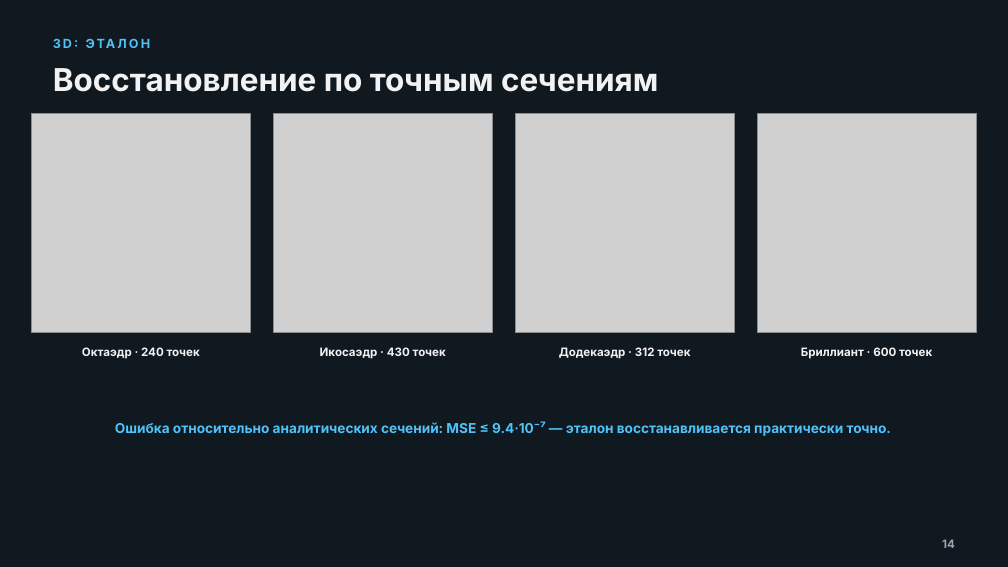
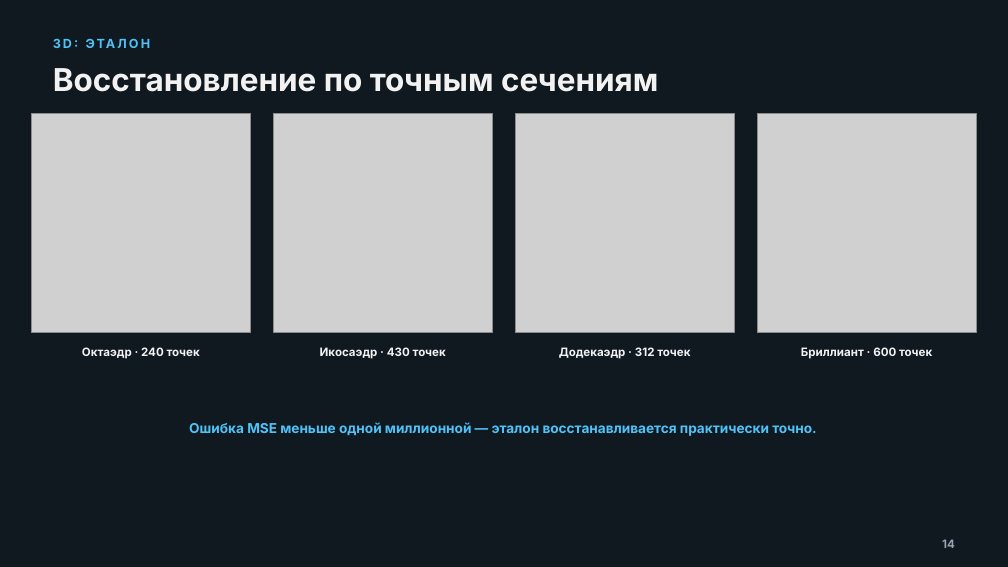
Before and after one commit to AlexQuasarStudio/Ogranka, a slide deck: slide 14 of point-cloud-3d-recovery.pptx. Drawn at 1008x567 pixels with LibreOffice and Linux fonts; fonts in the diff are those of the drawing; grey boxes stand for pictures. Boxes give left, top, right and bottom in pixels: in the first picture for what was removed or moved away, otherwise in the second. Text is boxed around its words. In the diff, an @@ line names an element or a change of style, - is before the commit and + after.

```diff
--- a/point-cloud-3d-recovery.pptx
+++ b/point-cloud-3d-recovery.pptx
@@ text at (189,422,816,436): text changed @@
-Ошибка относительно аналитических сечений: MSE ≤ 9.4·10⁻⁷ — эталон восстанавливается практически точно.
+Ошибка MSE меньше одной миллионной — эталон восстанавливается практически точно.
```
Also in this commit, not shown: 14 other slides changed, 1 other file.
